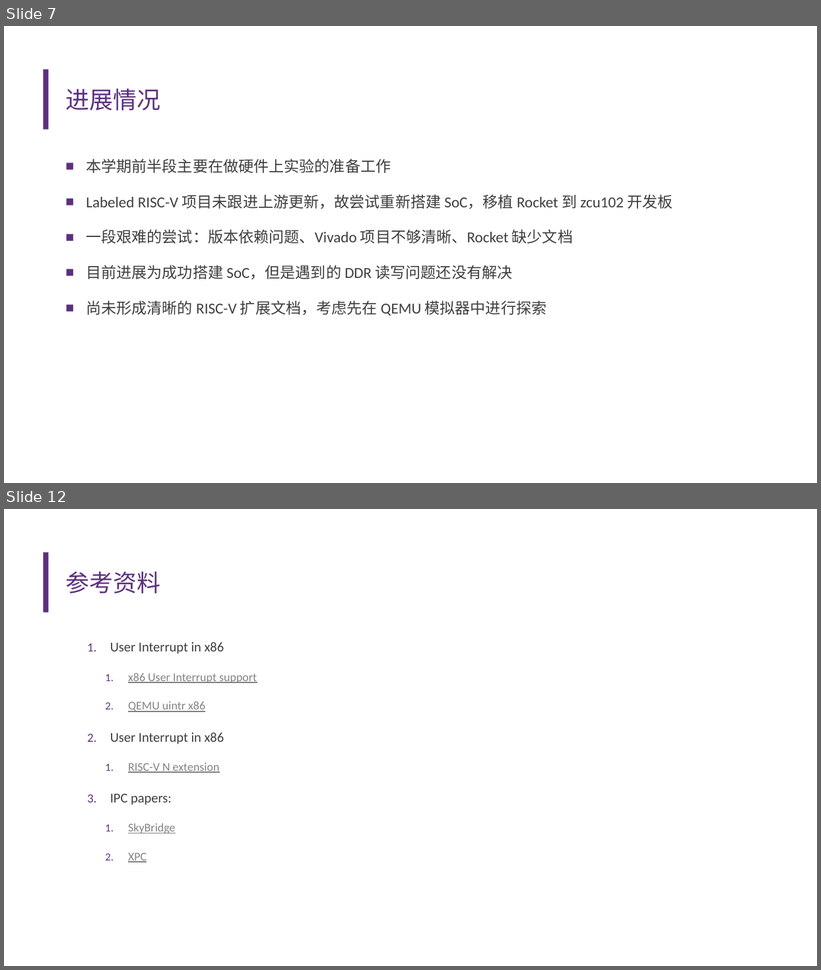
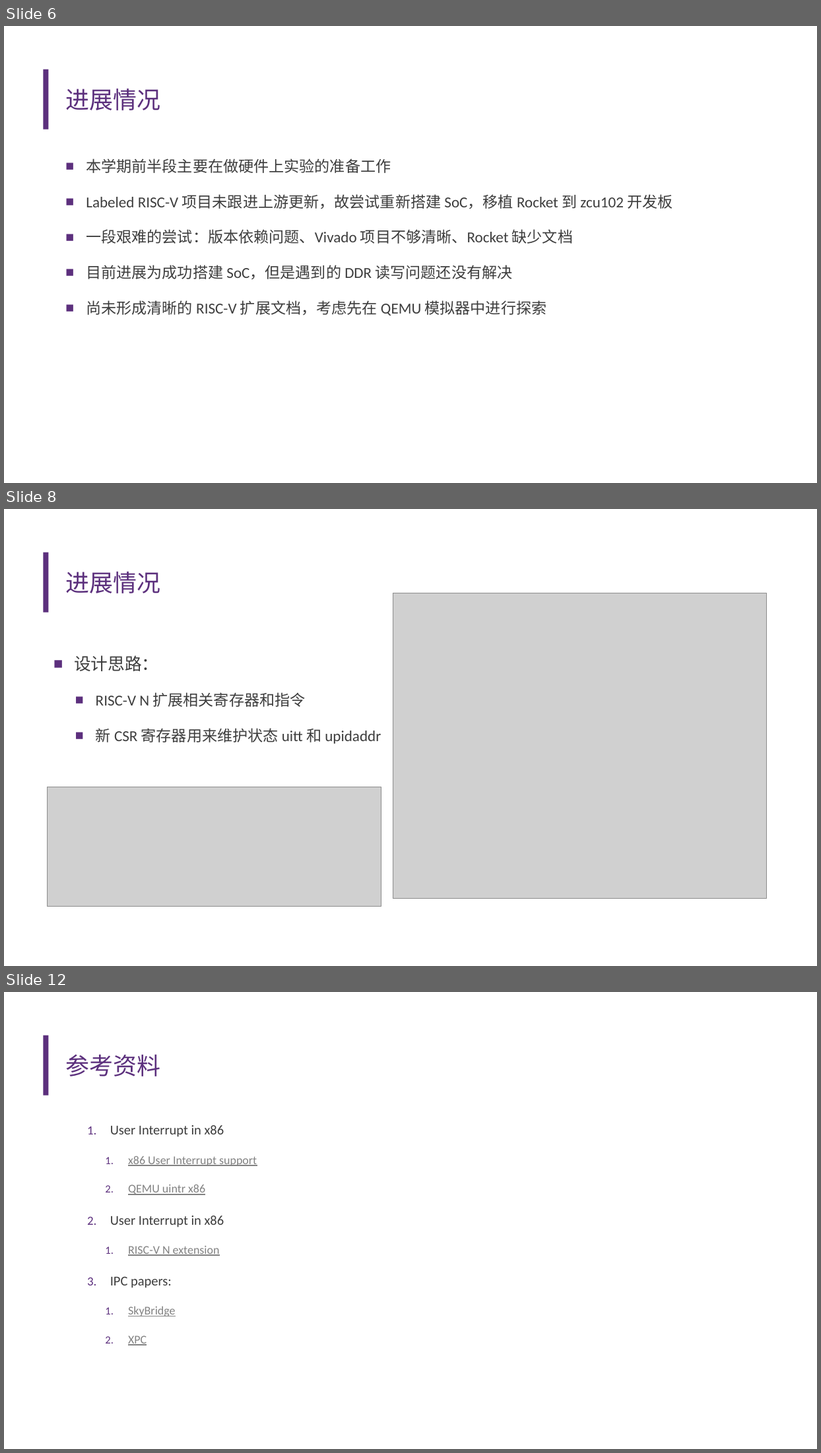
Before and after one commit to U-interrupt/uintr, a slide deck: doc/开题报告.pptx. Shown one above the other, each under a label of ours: slides 7 and 12 before the commit, slides 6, 8 and 12 after it; the slides between them are not shown. The pictures are 821x970 and 821x1453 pixels, drawn with LibreOffice and Linux fonts; fonts in the diff are those of the drawing; grey boxes stand for pictures; background and template pictures are left out. Boxes give left, top, right and bottom in pixels: in the first picture for what was removed or moved away, otherwise in the second. Text is boxed around its words. In the diff, an @@ line names an element or a change of style, - is before the commit and + after.

```diff
--- a/doc/开题报告.pptx
+++ b/doc/开题报告.pptx
@@ slide 8 added at (4,509,817,966), background #FFFFFF; not listed: 1 template element that a slide beside it also shows @@
@@ title added at (66,572,161,593), 28 pt, text #5C307D @@
+进展情况
@@ picture added at (393,593,767,898) @@
@@ text added at (74,656,381,744), 18 pt, text #3D3D3D @@
+■ 设计思路：
+  ■ RISC-V N 扩展相关寄存器和指令
+  ■ 新 CSR 寄存器用来维护状态 uitt 和 upidaddr
@@ picture added at (48,788,382,907) @@
@@ what was slide 7 is now slide 6 @@
```
Also in this commit, not shown: 7 slides changed, 1 slide removed.
